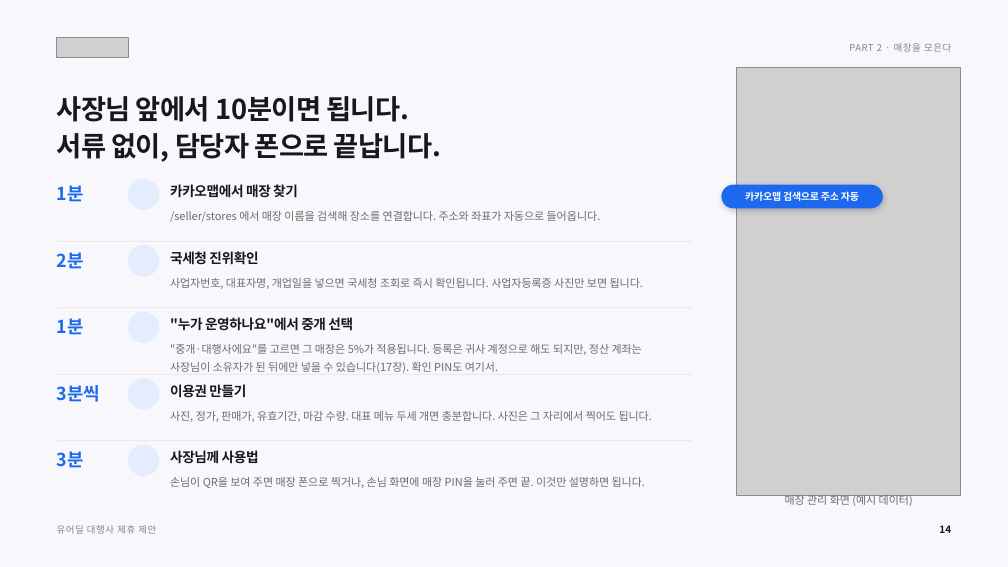
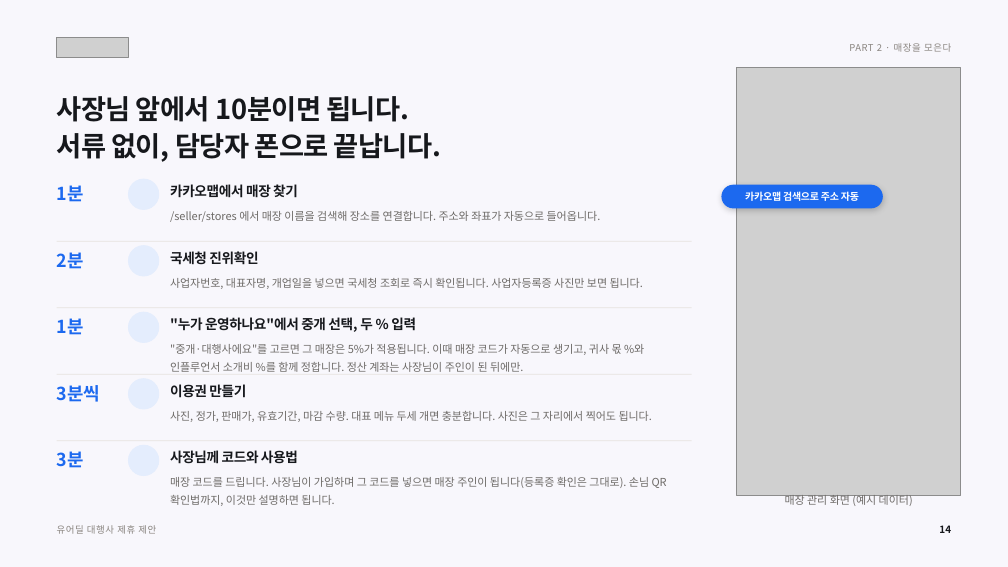
Before and after one commit to tobe2111/ur-live, a slide deck: slide 15 of docs/business/proposals/urdeal-agency-proposal.pptx. Drawn at 1008x567 pixels with LibreOffice and Linux fonts; fonts in the diff are those of the drawing; grey boxes stand for pictures; background and template pictures are left out. Boxes give left, top, right and bottom in pixels: in the first picture for what was removed or moved away, otherwise in the second. Text is boxed around its words. In the diff, an @@ line names an element or a change of style, - is before the commit and + after.

```diff
--- a/docs/business/proposals/urdeal-agency-proposal.pptx
+++ b/docs/business/proposals/urdeal-agency-proposal.pptx
@@ text at (170,317,416,332): text changed @@
-"누가 운영하나요"에서 중개 선택
+"누가 운영하나요"에서 중개 선택, 두 % 입력
@@ text at (170,344,644,372): text changed @@
-"중개·대행사에요"를 고르면 그 매장은 5%가 적용됩니다. 등록은 귀사 계정으로 해도 되지만, 정산 계좌는 사장님이 소유자가 된 뒤에만 넣을 수 있습니다(17장). 확인 PIN도 여기서.
+"중개·대행사에요"를 고르면 그 매장은 5%가 적용됩니다. 이때 매장 코드가 자동으로 생기고, 귀사 몫 %와 인플루언서 소개비 %를 함께 정합니다. 정산 계좌는 사장님이 주인이 된 뒤에만.
@@ text at (170,450,298,464): text changed @@
-사장님께 사용법
+사장님께 코드와 사용법
@@ text at (170,477,667,506): text changed @@
-손님이 QR을 보여 주면 매장 폰으로 찍거나, 손님 화면에 매장 PIN을 눌러 주면 끝. 이것만 설명하면 됩니다.
+매장 코드를 드립니다. 사장님이 가입하며 그 코드를 넣으면 매장 주인이 됩니다(등록증 확인은 그대로). 손님 QR 확인법까지, 이것만 설명하면 됩니다.
```
Also in this commit, not shown: 20 other slides changed, 11 other files.
